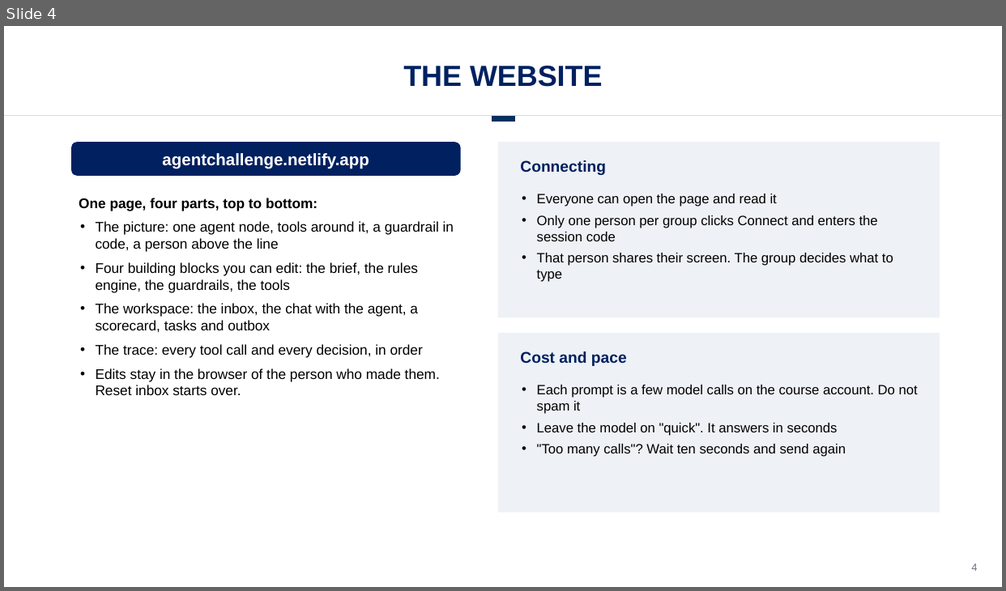
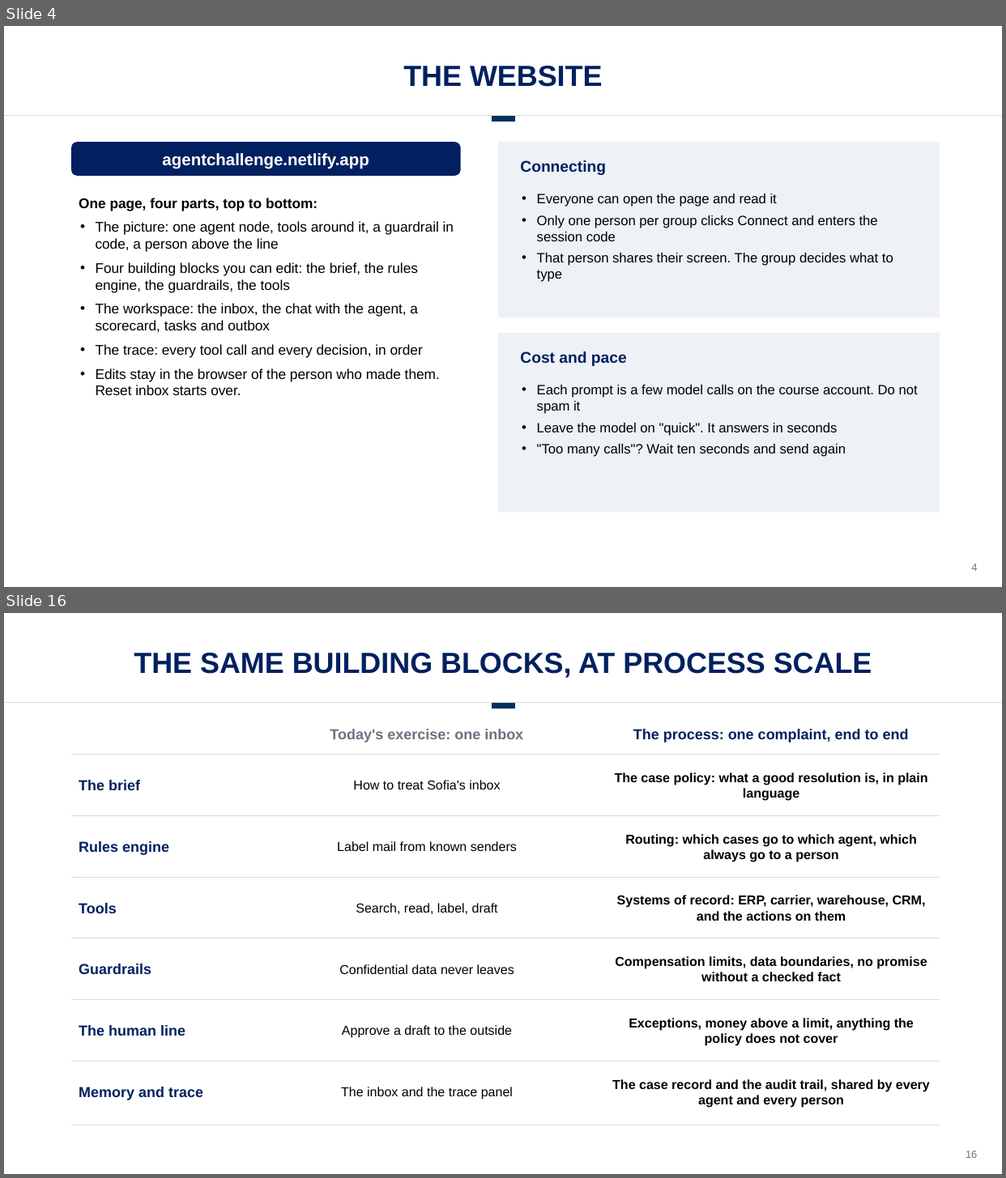
Before and after one commit to drestrepoa/Claudecode, a slide deck: slides/agent-challenge-hr.pptx. Shown one above the other, each under a label of ours: slide 4 before the commit, slides 4 and 16 after it; the slides between them are not shown. The pictures are 1006x591 and 1006x1178 pixels, drawn with LibreOffice and Linux fonts; fonts in the diff are those of the drawing; background and template pictures are left out. Boxes give left, top, right and bottom in pixels: in the first picture for what was removed or moved away, otherwise in the second. Text is boxed around its words. In the diff, an @@ line names an element or a change of style, - is before the commit and + after.

```diff
--- a/slides/agent-challenge-hr.pptx
+++ b/slides/agent-challenge-hr.pptx
@@ slide 16 added at box(4, 613, 1002, 1174), background #FFFFFF @@
@@ text added at box(134, 653, 872, 678), 28 pt, text #002060, bold @@
+THE SAME BUILDING BLOCKS, AT PROCESS SCALE
@@ line added from (4, 703) to (1002, 703), #D5DBE2 0.75 pt @@
@@ line added from (492, 706) to (515, 706), #00305C 6 pt @@
@@ text added at box(330, 729, 523, 743), 14 pt, text #6B7280, bold @@
+Today's exercise: one inbox
@@ text added at box(633, 729, 909, 743), 14 pt, text #002060, bold @@
+The process: one complaint, end to end
@@ line added from (71, 755) to (940, 755), #D5DBE2 0.75 pt @@
@@ text added at box(79, 780, 140, 790), 14 pt, text #002060, bold @@
+The brief
@@ text added at box(353, 780, 500, 790), 12.5 pt, text #000000 @@
+How to treat Sofia's inbox
@@ text added at box(615, 773, 927, 801), 12.5 pt, text #000000, bold @@
+The case policy: what a good resolution is, in plain language
@@ line added from (71, 815) to (940, 815), #D5DBE2 0.75 pt @@
@@ text added at box(79, 841, 169, 855), 14 pt, text #002060, bold @@
+Rules engine
@@ text added at box(337, 841, 517, 851), 12.5 pt, text #000000 @@
+Label mail from known senders
@@ text added at box(625, 834, 916, 862), 12.5 pt, text #000000, bold @@
+Routing: which cases go to which agent, which always go to a person
@@ line added from (71, 877) to (940, 877), #D5DBE2 0.75 pt @@
@@ text added at box(79, 903, 117, 914), 14 pt, text #002060, bold @@
+Tools
@@ text added at box(356, 903, 498, 914), 12.5 pt, text #000000 @@
+Search, read, label, draft
@@ text added at box(617, 895, 926, 921), 12.5 pt, text #000000, bold @@
+Systems of record: ERP, carrier, warehouse, CRM, and the actions on them
@@ line added from (71, 939) to (940, 939), #D5DBE2 0.75 pt @@
@@ text added at box(79, 964, 151, 974), 14 pt, text #002060, bold @@
+Guardrails
@@ text added at box(339, 965, 514, 974), 12.5 pt, text #000000 @@
+Confidential data never leaves
@@ text added at box(615, 956, 927, 982), 12.5 pt, text #000000, bold @@
+Compensation limits, data boundaries, no promise without a checked fact
@@ line added from (71, 1000) to (940, 1000), #D5DBE2 0.75 pt @@
@@ text added at box(79, 1025, 185, 1036), 14 pt, text #002060, bold @@
+The human line
@@ text added at box(342, 1025, 512, 1038), 12.5 pt, text #000000 @@
+Approve a draft to the outside
@@ text added at box(629, 1018, 914, 1046), 12.5 pt, text #000000, bold @@
+Exceptions, money above a limit, anything the policy does not cover
@@ line added from (71, 1062) to (940, 1062), #D5DBE2 0.75 pt @@
@@ text added at box(79, 1087, 203, 1101), 14 pt, text #002060, bold @@
+Memory and trace
@@ text added at box(341, 1087, 513, 1100), 12.5 pt, text #000000 @@
+The inbox and the trace panel
@@ text added at box(612, 1080, 930, 1108), 12.5 pt, text #000000, bold @@
+The case record and the audit trail, shared by every agent and every person
@@ line added from (71, 1126) to (940, 1126), #D5DBE2 0.75 pt @@
@@ text added at box(965, 1151, 977, 1158), 10 pt, text #6B7280 @@
+16
```
Also in this commit, not shown: 8 slides changed, 5 other slides added, 1 other file.
